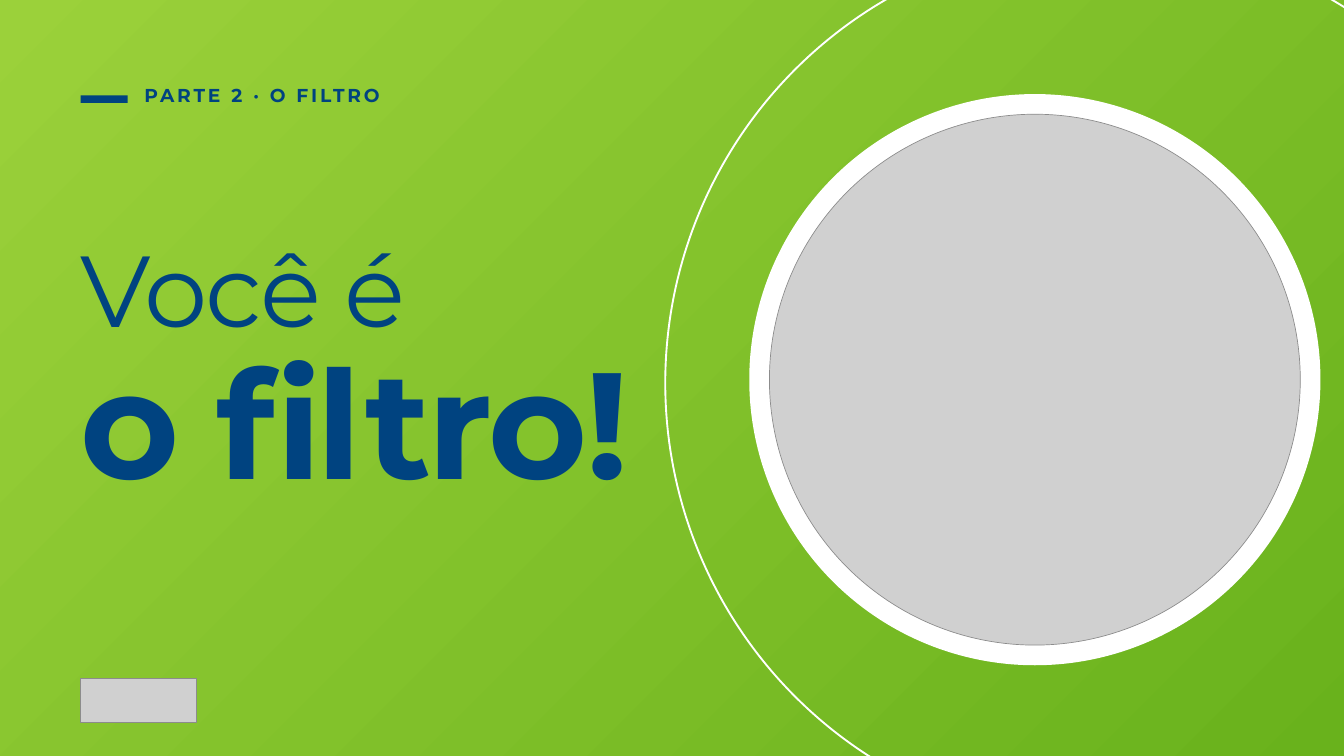
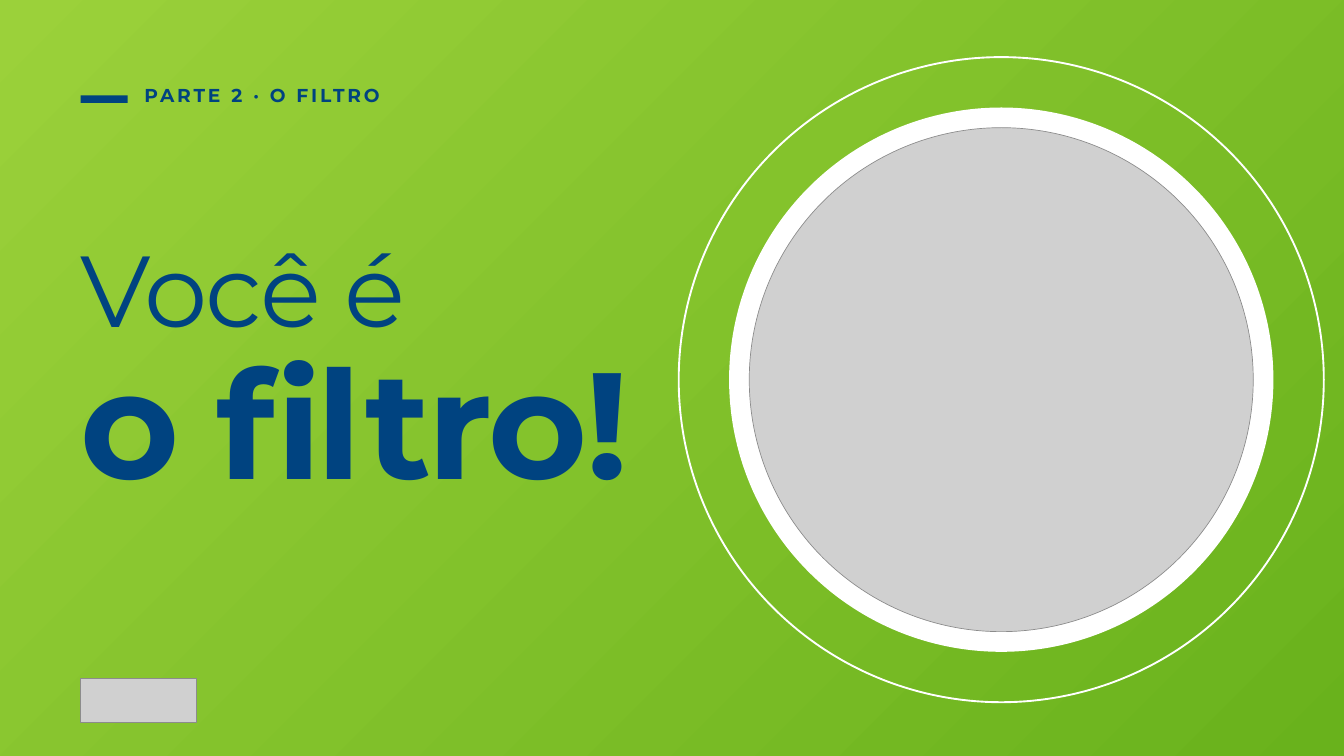
Before and after one commit to freelasrabbit-sys/logo, a slide deck: slide 15 of apresentacoes/aula-2/aula-2-integra.pptx. Drawn at 1344x756 pixels with LibreOffice and Linux fonts; fonts in the diff are those of the drawing; grey boxes stand for pictures. Boxes give left, top, right and bottom in pixels: in the first picture for what was removed or moved away, otherwise in the second. Text is boxed around its words. In the diff, an @@ line names an element or a change of style, - is before the commit and + after.

```diff
--- a/apresentacoes/aula-2/aula-2-integra.pptx
+++ b/apresentacoes/aula-2/aula-2-integra.pptx
@@ ellipse: place and size @@
-ellipse at box(665, 0, 1344, 756)
+ellipse at box(679, 57, 1324, 702)
@@ ellipse: place and size @@
-ellipse at box(749, 94, 1320, 665)
+ellipse at box(729, 108, 1273, 652)
@@ picture: place and size @@
-picture at box(769, 114, 1300, 645)
+picture at box(749, 128, 1253, 632)
```
Also in this commit, not shown: 9 other slides changed, 17 slides added, 2 other files.
